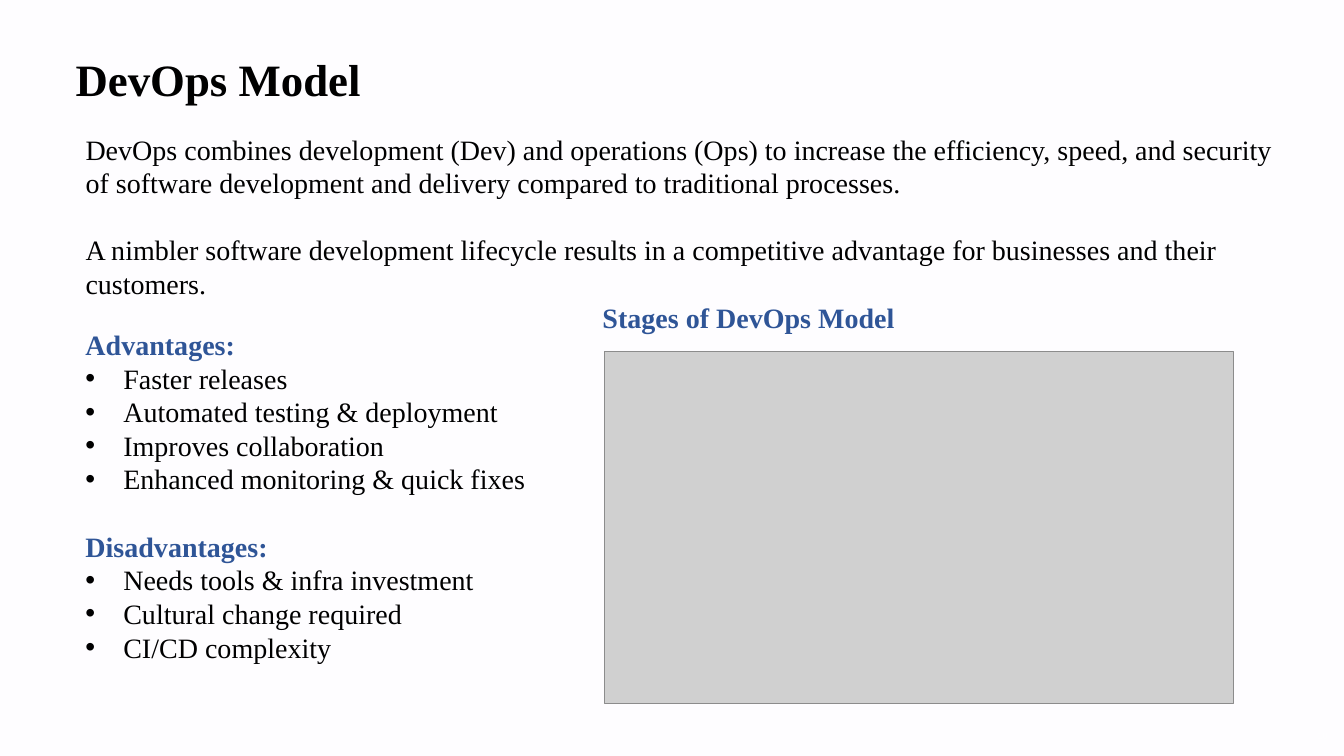
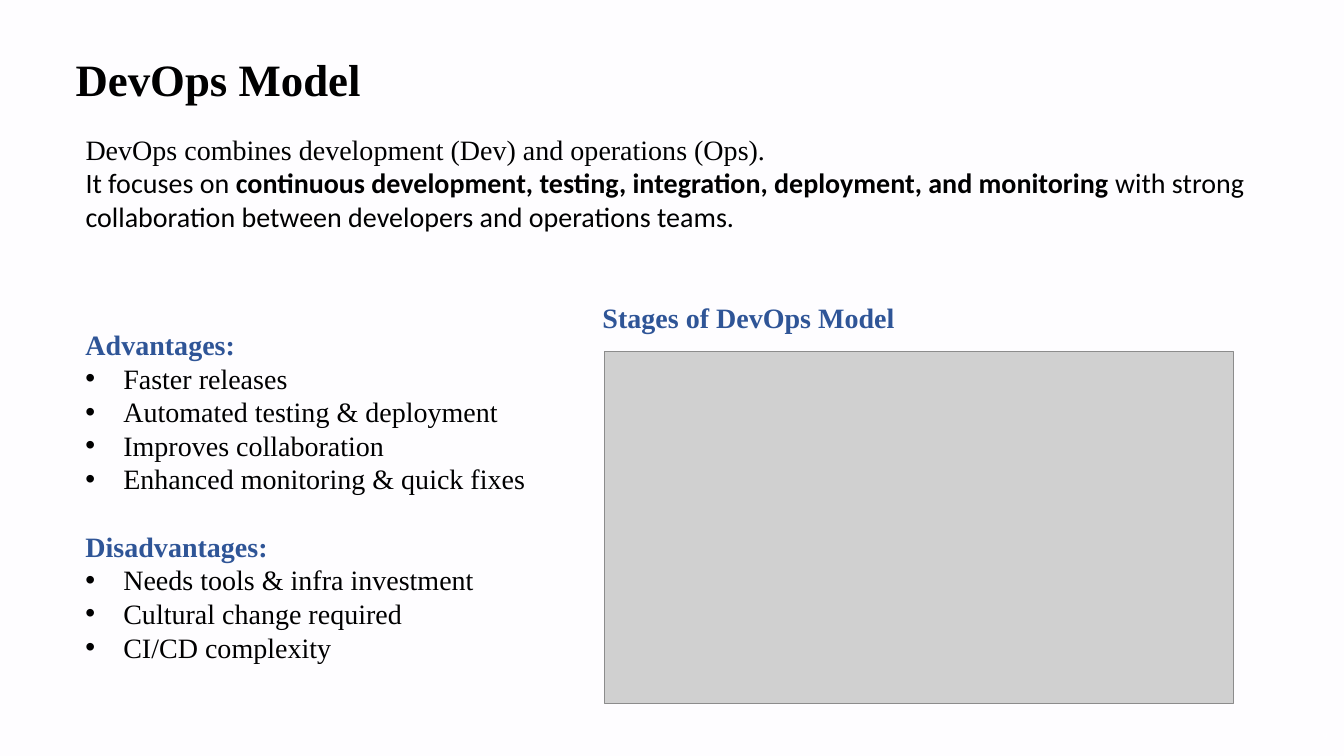
Before and after one commit to renujindal89/software-module1-2, a slide deck: slide 9 of software module 1,2.pptx (slide 10 before the commit). Drawn at 1344x756 pixels with LibreOffice and Linux fonts; fonts in the diff are those of the drawing; grey boxes stand for pictures; background and template pictures are left out. Boxes give left, top, right and bottom in pixels: in the first picture for what was removed or moved away, otherwise in the second. Text is boxed around its words. In the diff, an @@ line names an element or a change of style, - is before the commit and + after.

```diff
--- a/software module 1,2.pptx
+++ b/software module 1,2.pptx
@@ text at [86,140,1244,232]: text changed; font Times New Roman to Calibri @@
-DevOps combines development (Dev) and operations (Ops) to increase the efficiency, speed, and security of software development and delivery compared to traditional processes.
-A nimbler software development lifecycle results in a competitive advantage for businesses and their customers.
+DevOps combines development (Dev) and operations (Ops).
+It focuses on continuous development, testing, integration, deployment, and monitoring with strong collaboration between developers and operations teams.
```
Also in this commit, not shown: 6 other slides changed, 12 slides removed.
